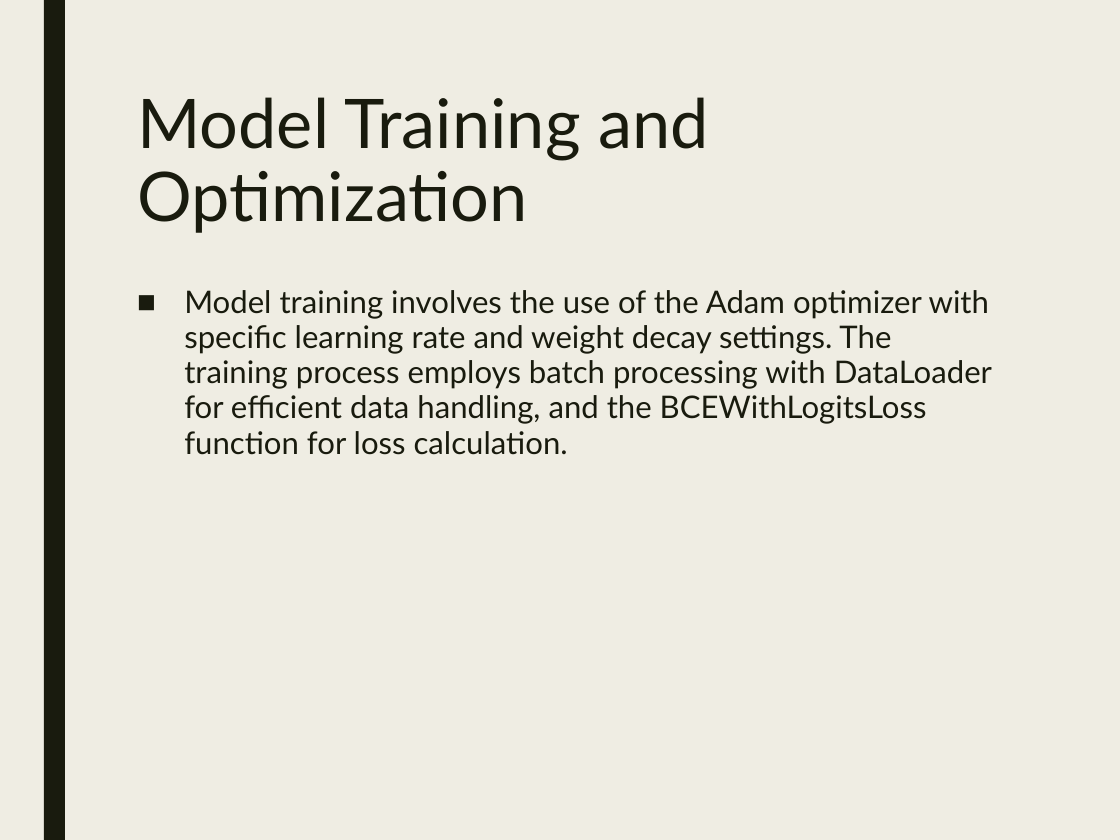
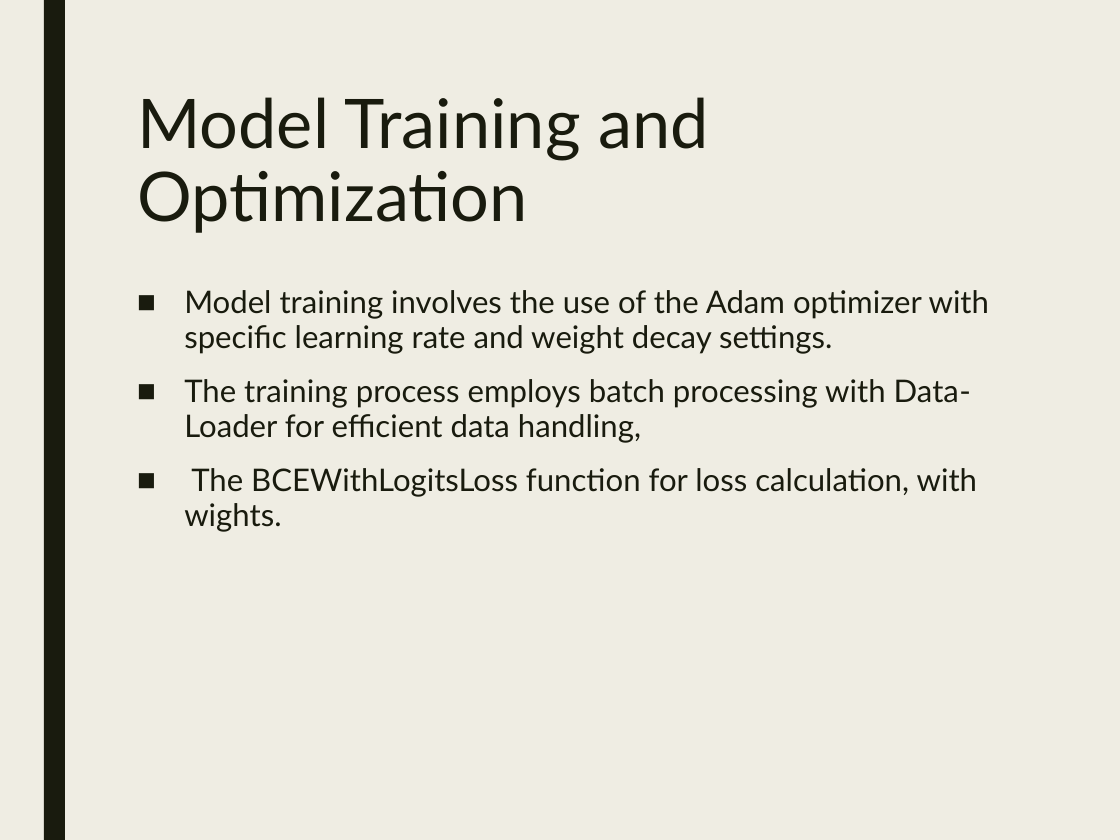
Before and after one commit to ZviSteinOpt/face_recognition, a slide deck: slide 5 of Face_Recognition_Presentation_Revised.pptx (slide 6 before the commit). Drawn at 1120x840 pixels with LibreOffice and Linux fonts; fonts in the diff are those of the drawing. Boxes give left, top, right and bottom in pixels: in the first picture for what was removed or moved away, otherwise in the second. Text is boxed around its words. In the diff, an @@ line names an element or a change of style, - is before the commit and + after.

```diff
--- a/Face_Recognition_Presentation_Revised.pptx
+++ b/Face_Recognition_Presentation_Revised.pptx
@@ text at box(184, 290, 989, 532): text changed @@
-■ Model training involves the use of the Adam optimizer with specific learning rate and weight decay settings. The training process employs batch processing with DataLoader for efficient data handling, and the BCEWithLogitsLoss function for loss calculation.
+■ Model training involves the use of the Adam optimizer with specific learning rate and weight decay settings.
+■ The training process employs batch processing with Data-Loader for efficient data handling,
+■ The BCEWithLogitsLoss function for loss calculation, with wights.
```
Also in this commit, not shown: 8 other slides changed, 2 slides added, 3 slides removed, 10 other files.
